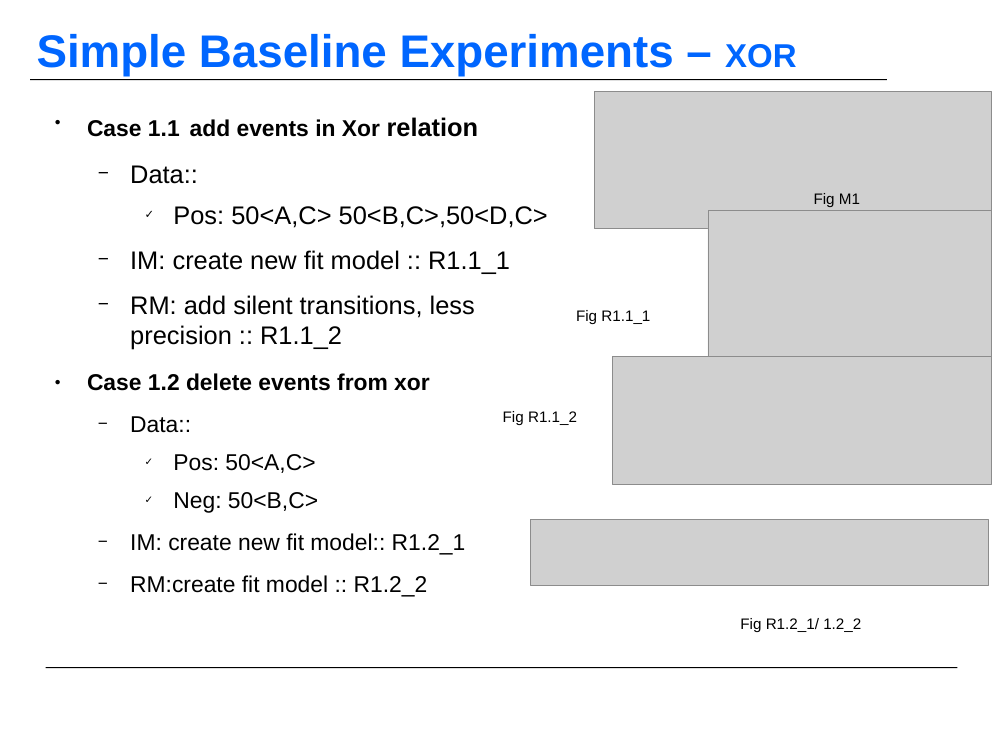
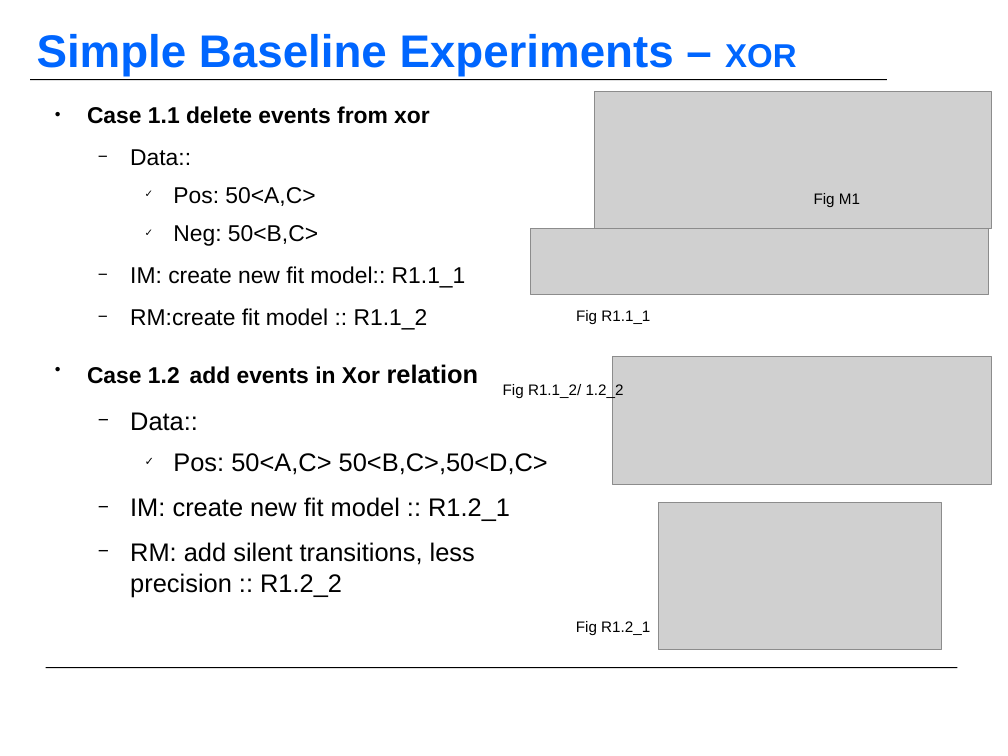
Before and after one commit to KFDing/masterthesis, a slide deck: slide 5 of official_report/MasterThesis_Report_03_Dfg_02.odp (slide 6 before the commit). Drawn at 1008x756 pixels with LibreOffice and Linux fonts; fonts in the diff are those of the drawing; grey boxes stand for pictures; background and template pictures are left out. Boxes give left, top, right and bottom in pixels: in the first picture for what was removed or moved away, otherwise in the second. Text is boxed around its words. In the diff, an @@ line names an element or a change of style, - is before the commit and + after.

```diff
--- a/official_report/MasterThesis_Report_03_Dfg_02.odp
+++ b/official_report/MasterThesis_Report_03_Dfg_02.odp
@@ text at (x1=87, y1=106, x2=430, y2=124): text changed; size 20 to 18 pt; bold on @@
-● Case 1.1 add events in Xor relation
-  − Data::
-    ✓ Pos: 50<A,C> 50<B,C>,50<D,C>
-  − IM: create new fit model :: R1.1_1
-  − RM: add silent transitions, less precision :: R1.1_2
-● Case 1.2 delete events from xor
+● Case 1.1 delete events from xor
@@ picture resized from (x1=708, y1=210, x2=992, y2=357) to (x1=531, y1=229, x2=989, y2=295) @@
@@ text at (x1=87, y1=266, x2=548, y2=597): text changed; size 18 to 20 pt @@
-  − IM: create new fit model:: R1.2_1
-  − RM:create fit model :: R1.2_2
+  − IM: create new fit model:: R1.1_1
+  − RM:create fit model :: R1.1_2
+● Case 1.2 add events in Xor relation
+  − Data::
+    ✓ Pos: 50<A,C> 50<B,C>,50<D,C>
+  − IM: create new fit model :: R1.2_1
+  − RM: add silent transitions, less precision :: R1.2_2
@@ text at (x1=503, y1=382, x2=624, y2=398): text changed @@
-Fig R1.1_2
+Fig R1.1_2/ 1.2_2
@@ picture resized from (x1=531, y1=520, x2=989, y2=585) to (x1=659, y1=503, x2=942, y2=649) @@
@@ text at (x1=576, y1=621, x2=650, y2=635): text changed @@
-Fig R1.2_1/ 1.2_2
+Fig R1.2_1
```
Also in this commit, not shown: 15 other slides changed, 3 slides added, 3 slides removed.
